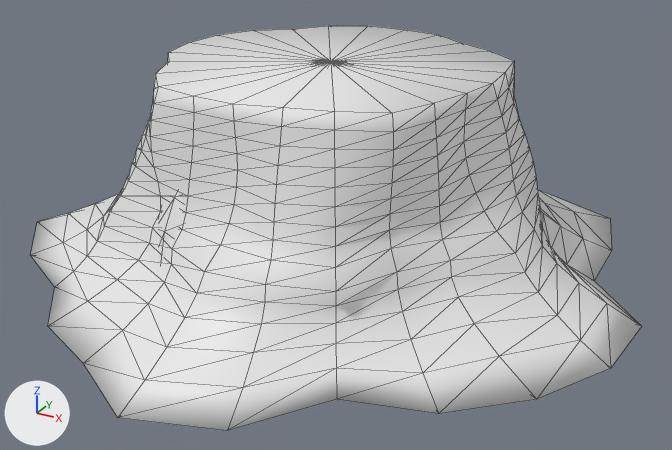
The glTF model modules/DeepForest/Models/deep_forest.glb as it was, and as the next commit left it.
Camera for both pictures: a 50 mm camera at (2.12, -3.8, 2.06) aimed at (0.08, -0.1, 0.21). Lighting does not change. The marker at lower left points along +X, +Y and +Z. The picture after the commit comes second. Mesh edges are drawn as thin lines.

The first picture shows 'Cap', 'Stem'.
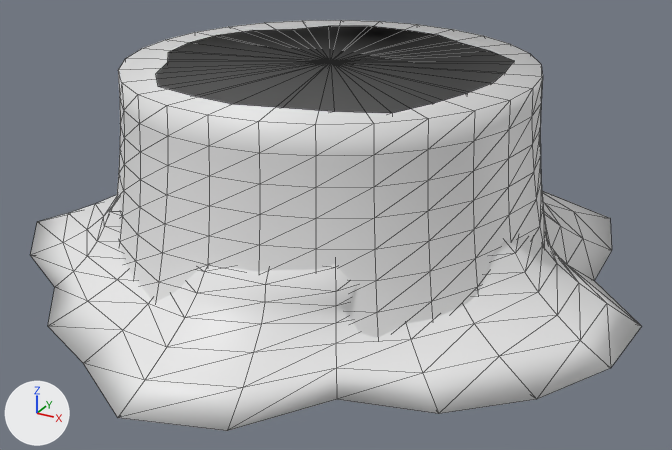
The change, as a list of edits to the scene's bpy script:
```text
Add mat_skirt:
    mat_skirt = principled_material('Skirt')
    mat_skirt.base_color = (0.8, 0.8, 0.8)  # white #e7e7e7
Add me_skirt:
    me_skirt.from_pydata(...)  # 254 vertices, 504 faces; spans x -1.12..1.19, y -1.14..1.14, z 0.0..1.0
    me_skirt.materials.append(mat_skirt)  # white #e7e7e7
Add ob_skirt:
    ob_skirt = bpy.data.objects.new('Skirt', me_skirt)
    ob_skirt.location = (0.0, 0.0, 0.0)
```

Location of each change, [x1, y1, x2, y2] in pixels of the pictures (672 x 450 px):
'Skirt', added
    after: [116, 20, 547, 338]
